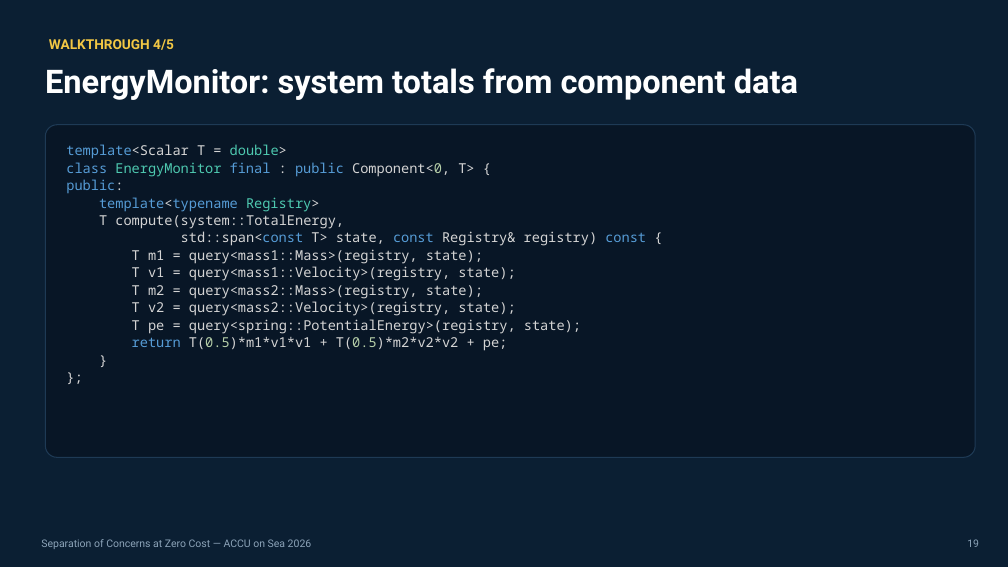
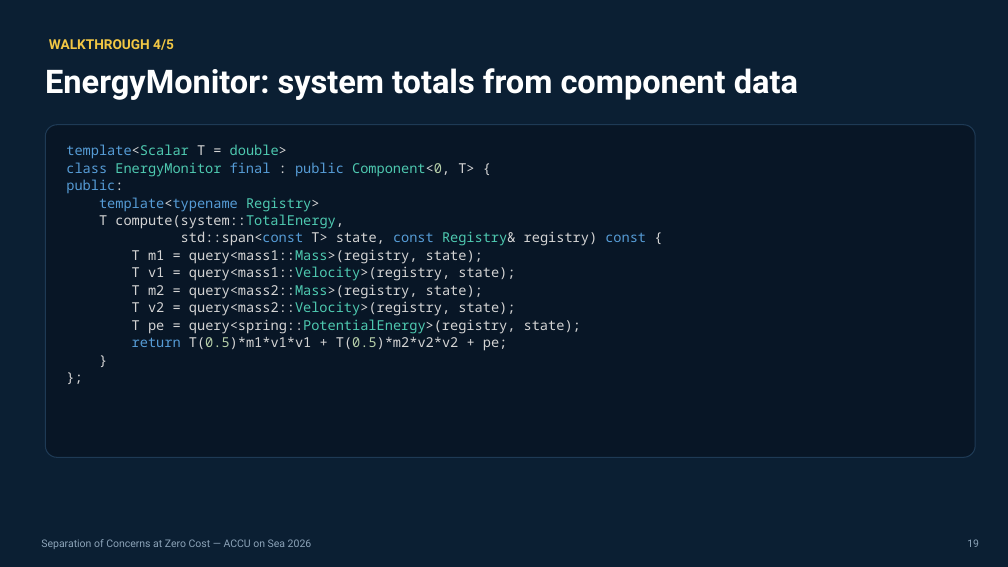
Before and after one commit to jedrzejmichalczyk/accu-on-sea-2026-modular-physics, a slide deck: slide 19 of slides/ACCU-Separation-of-Concerns-at-Zero-Cost.pptx. Drawn at 1008x567 pixels with LibreOffice and Linux fonts; fonts in the diff are those of the drawing. Boxes give left, top, right and bottom in pixels: in the first picture for what was removed or moved away, otherwise in the second. Text is boxed around its words. In the diff, an @@ line names an element or a change of style, - is before the commit and + after.

```diff
--- a/slides/ACCU-Separation-of-Concerns-at-Zero-Cost.pptx
+++ b/slides/ACCU-Separation-of-Concerns-at-Zero-Cost.pptx
@@ text at (66, 144, 646, 334): text colour #D4D4D4 to #4EC9B0 in "template<Scalar", "Component<0,", "compute(system::TotalEnergy,", "Registry&" and 5 more places @@
```
Also in this commit, not shown: 5 other slides changed, 1 other file.
